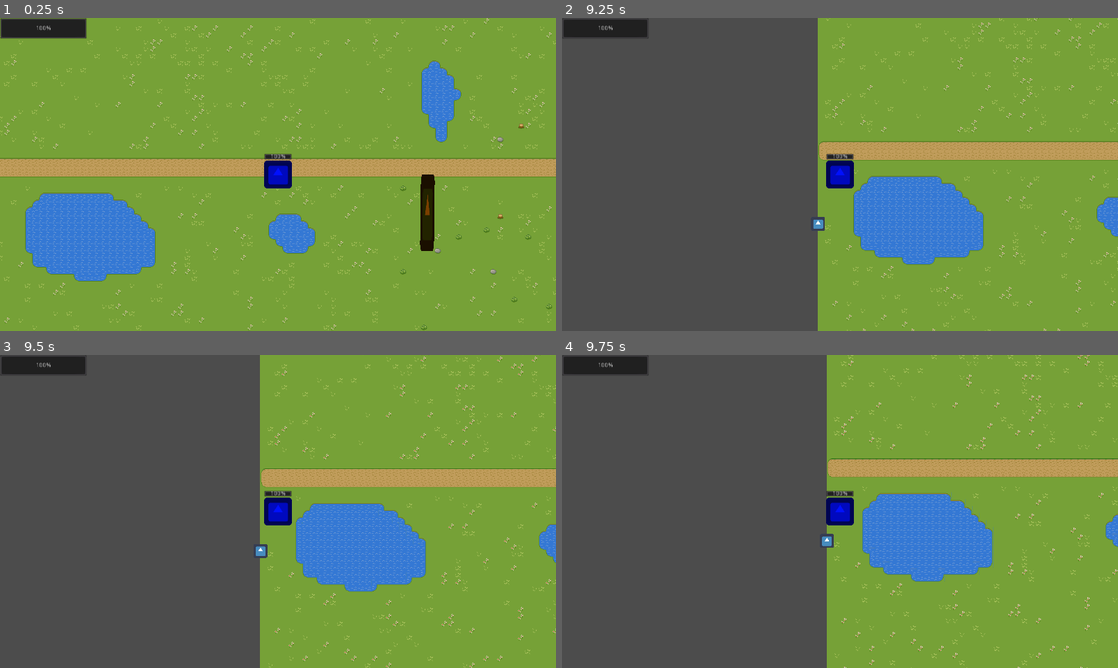
Above: before the commit, frames 1-4 (two rows, left to right).
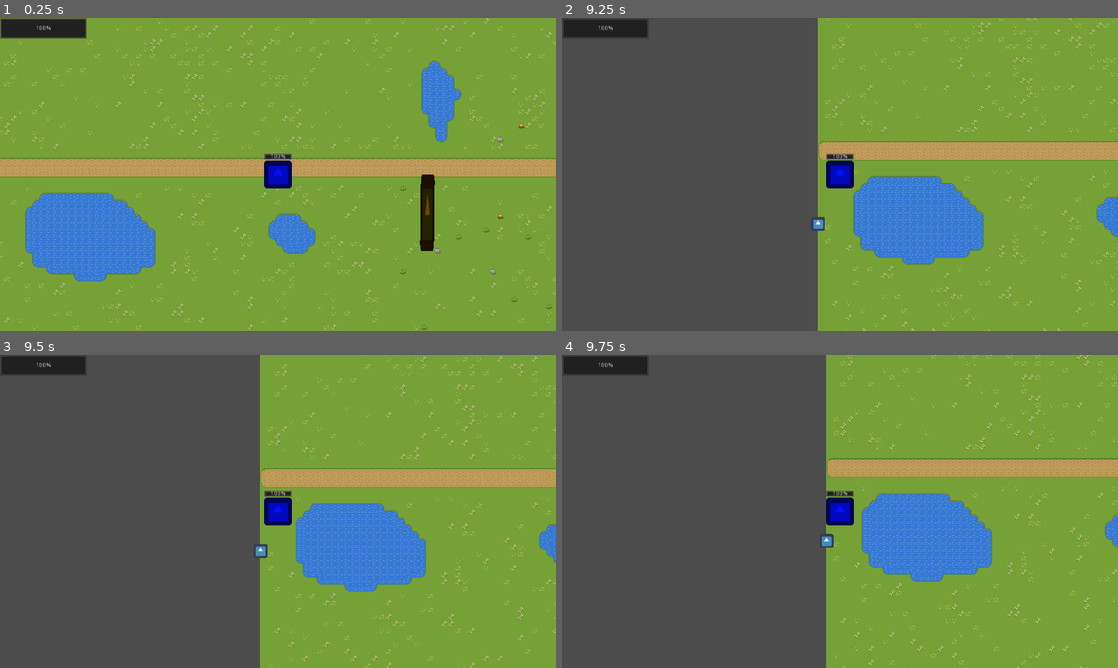
Above: after the commit, the same moments.

Repository: ohmree/le-gam
Game: Godot game, scene res://Main.tscn
The game is run twice, just before and just after one commit, with the same random seed, the same clock (stepped at 60 frames per second) and the same inputs. The engine's default icon, where the game draws it, is replaced by a stand-in: a white triangle on a blue panel in a dark square.
Inputs (mouse positions are in pixels of both pictures, inside the frame that each line leads up to):
- Up to frame 1 (0.25 s): no input
- Up to frame 2 (9.25 s): tap Enter at 0.5, 4.25 s; press the mouse at (840, 174) at 0.53 s; tap Space at 1.25 s; move the mouse to (728, 190) at 1.27 s; release the mouse at (728, 190) at 1.28 s; right-click (728, 190) at 1.35 s; click (728, 190) at 1.42 s; move the mouse to (895, 105) at 2.02 s; press the mouse at (895, 105) at 2.03 s; move the mouse to (812, 237) at 2.77 s; release the mouse at (812, 237) at 2.78 s; right-click (812, 237) at 2.85 s; click (812, 237) at 2.92 s; move the mouse to (1006, 221) at 3.52 s; press the mouse at (1006, 221) at 3.53 s; move the mouse to (673, 127) at 4.27 s; release the mouse at (673, 127) at 4.28 s; right-click (673, 127) at 4.35 s; click (673, 127) at 4.42 s; move the mouse to (867, 174) at 5.02 s; press the mouse at (867, 174) at 5.03 s; move the mouse to (756, 96) at 5.77 s; release the mouse at (756, 96) at 5.78 s; right-click (756, 96) at 5.85 s; click (756, 96) at 5.92 s; move the mouse to (962, 158) at 6.52 s; press the mouse at (962, 158) at 6.53 s; move the mouse to (728, 190) at 7.27 s; release the mouse at (728, 190) at 7.28 s; right-click (728, 190) at 7.35 s; click (728, 190) at 7.42 s; move the mouse to (895, 105) at 8.02 s; press the mouse at (895, 105) at 8.03 s; move the mouse to (812, 237) at 8.77 s; release the mouse at (812, 237) at 8.78 s; right-click (812, 237) at 8.85 s; click (812, 237) at 8.92 s
- Up to frame 3 (9.5 s): no input
- Up to frame 4 (9.75 s): move the mouse to (1006, 558) at 9.52 s; press the mouse at (1006, 558) at 9.53 s

Frames 1-3 are identical in both runs. In frame 4, 1.8% of the frame differs, in the area x 46-100%, y 0-100%.

Commit message:
Added barrier to prevent walking off the map

Diff:
--- a/Main.tscn
+++ b/Main.tscn
@@ -10,6 +10,34 @@
 
 [node name="Main" type="Node2D"]
 script = ExtResource( 3 )
+
+[node name="Wall1" parent="." instance=ExtResource( 7 )]
+visible = false
+modulate = Color( 0.478431, 0.247059, 0, 1 )
+position = Vector2( 888.861, -16.0032 )
+rotation = 1.5708
+scale = Vector2( 1, 11 )
+
+[node name="Wall2" parent="." instance=ExtResource( 7 )]
+visible = false
+modulate = Color( 0.478431, 0.247059, 0, 1 )
+position = Vector2( -16.0361, 555.29 )
+rotation = 0.0
+scale = Vector2( 1, 7 )
+
+[node name="Wall3" parent="." instance=ExtResource( 7 )]
+visible = false
+modulate = Color( 0.478431, 0.247059, 0, 1 )
+position = Vector2( 906.342, 1039.73 )
+rotation = 1.5708
+scale = Vector2( 1, 12 )
+
+[node name="Wall4" parent="." instance=ExtResource( 7 )]
+visible = false
+modulate = Color( 0.478431, 0.247059, 0, 1 )
+position = Vector2( 1776.2, 520.526 )
+rotation = 0.0
+scale = Vector2( 1, 6 )
 
 [node name="TileMap" parent="." instance=ExtResource( 5 )]
 
@@ -24,7 +52,7 @@
 position = Vector2( 1376, 384 )
 
 [node name="MoveMarker" parent="." instance=ExtResource( 4 )]
-visible = false
 
 [node name="HUD" parent="." instance=ExtResource( 8 )]
+
 [connection signal="move_target_updated" from="Hero" to="." method="_on_Hero_move_target_updated"]
--- a/project.godot
+++ b/project.godot
@@ -7,16 +7,6 @@
 ;   param=value ; assign values to parameters
 
 config_version=4
-
-_global_script_classes=[ {
-"base": "",
-"class": "GitAPI",
-"language": "NativeScript",
-"path": "res://git_api.gdns"
-} ]
-_global_script_class_icons={
-"GitAPI": ""
-}
 
 [application]
 
@@ -33,7 +23,7 @@
 
 [gdnative]
 
-singletons=[ "res://git_api.gdnlib" ]
+singletons=[  ]
 
 [input]
 
--- a/resources/TileSet.tres
+++ b/resources/TileSet.tres
@@ -27,6 +27,10 @@
 0/tile_mode = 0
 0/occluder_offset = Vector2( 0, 0 )
 0/navigation_offset = Vector2( 0, 0 )
+0/shape_offset = Vector2( 0, 0 )
+0/shape_transform = Transform2D( 1, 0, 0, 1, 0, 0 )
+0/shape_one_way = false
+0/shape_one_way_margin = 0.0
 0/shapes = [  ]
 0/z_index = 0
 2/name = "Dirt"
@@ -46,6 +50,10 @@
 2/autotile/z_index_map = [  ]
 2/occluder_offset = Vector2( 0, 0 )
 2/navigation_offset = Vector2( 0, 0 )
+2/shape_offset = Vector2( 0, 0 )
+2/shape_transform = Transform2D( 1, 0, 0, 1, 0, 0 )
+2/shape_one_way = false
+2/shape_one_way_margin = 0.0
 2/shapes = [  ]
 2/z_index = 0
 4/name = "Water"
@@ -65,6 +73,10 @@
 4/autotile/z_index_map = [  ]
 4/occluder_offset = Vector2( 0, 0 )
 4/navigation_offset = Vector2( 0, 0 )
+4/shape_offset = Vector2( 0, 0 )
+4/shape_transform = Transform2D( 1, 0, 0, 1, 0, 0 )
+4/shape_one_way = false
+4/shape_one_way_margin = 0.0
 4/shapes = [  ]
 4/z_index = 0
 5/name = "Obstacles"
@@ -82,6 +94,11 @@
 5/autotile/z_index_map = [  ]
 5/occluder_offset = Vector2( 0, 0 )
 5/navigation_offset = Vector2( 0, 0 )
+5/shape_offset = Vector2( 0, 0 )
+5/shape_transform = Transform2D( 1, 0, 0, 1, 0, 0 )
+5/shape = SubResource( 1 )
+5/shape_one_way = false
+5/shape_one_way_margin = 1.0
 5/shapes = [ {
 "autotile_coord": Vector2( 1, 0 ),
 "one_way": false,
@@ -116,6 +133,11 @@
 6/tile_mode = 0
 6/occluder_offset = Vector2( 0, 0 )
 6/navigation_offset = Vector2( 0, 0 )
+6/shape_offset = Vector2( 0, 0 )
+6/shape_transform = Transform2D( 1, 0, 0, 1, 0, 0 )
+6/shape = SubResource( 5 )
+6/shape_one_way = false
+6/shape_one_way_margin = 1.0
 6/shapes = [ {
 "autotile_coord": Vector2( 0, 0 ),
 "one_way": false,
@@ -141,5 +163,9 @@
 7/autotile/z_index_map = [  ]
 7/occluder_offset = Vector2( 0, 0 )
 7/navigation_offset = Vector2( 0, 0 )
+7/shape_offset = Vector2( 0, 0 )
+7/shape_transform = Transform2D( 1, 0, 0, 1, 0, 0 )
+7/shape_one_way = false
+7/shape_one_way_margin = 0.0
 7/shapes = [  ]
 7/z_index = 0
